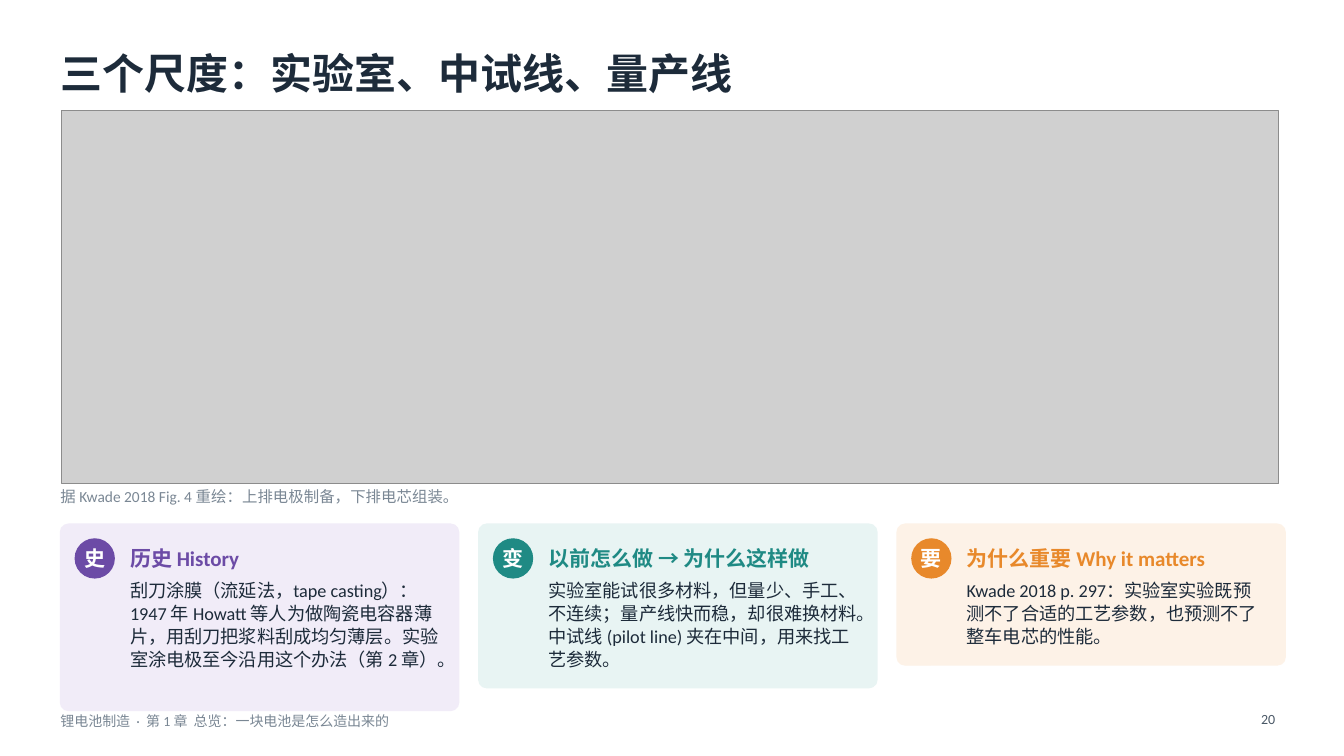
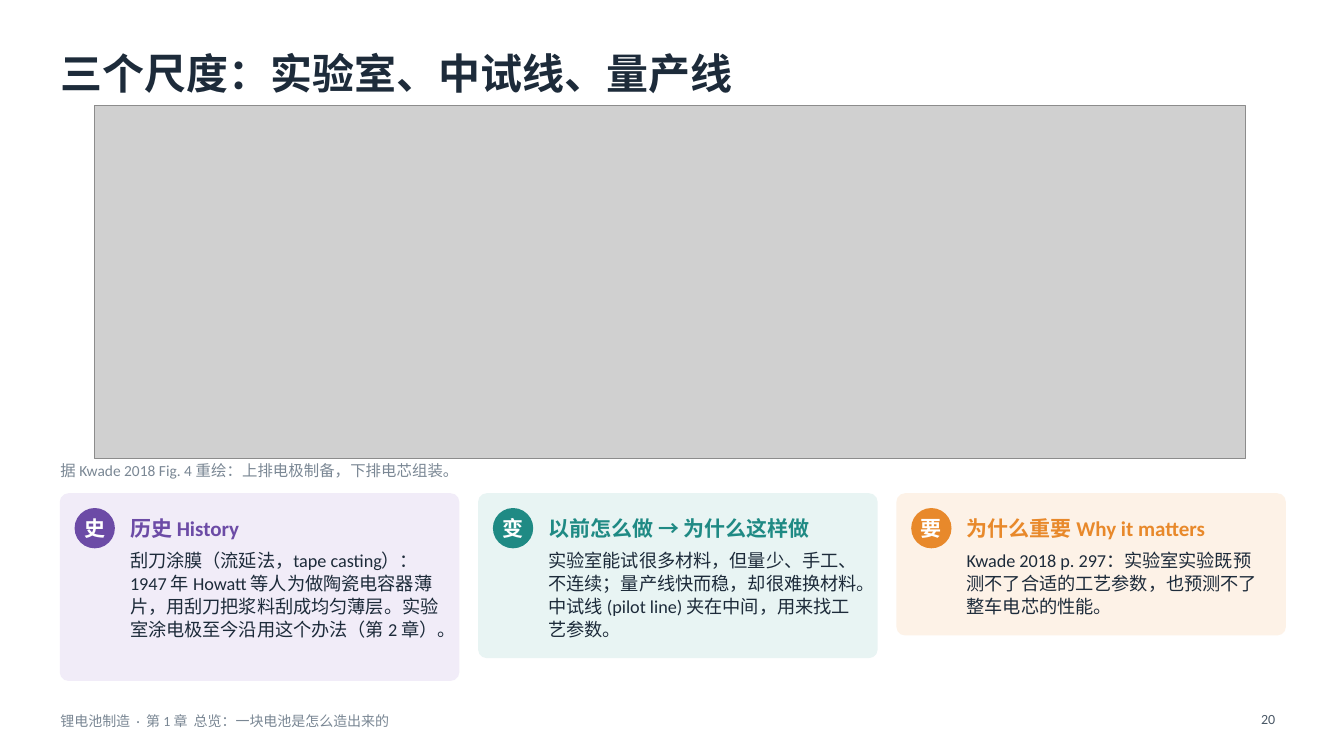
Before and after one commit to zhaoyuw44-lang/Trash, a slide deck: slide 20 of slides/decks/batmfg/batmfg_ch1.pptx. Drawn at 1344x756 pixels with LibreOffice and Linux fonts; fonts in the diff are those of the drawing; grey boxes stand for pictures. Boxes give left, top, right and bottom in pixels: in the first picture for what was removed or moved away, otherwise in the second. Text is boxed around its words. In the diff, an @@ line names an element or a change of style, - is before the commit and + after.

```diff
--- a/slides/decks/batmfg/batmfg_ch1.pptx
+++ b/slides/decks/batmfg/batmfg_ch1.pptx
@@ picture: place and size @@
-picture at box(62, 111, 1278, 484)
+picture at box(95, 106, 1246, 459)
@@ text "据 Kwade 2018 Fig. 4 ...": place and size @@
-text "据 Kwade 2018 Fig. 4 ..." at box(60, 489, 459, 505)
+text "据 Kwade 2018 Fig. 4 ..." at box(60, 463, 459, 479)
@@ 6 texts, 3 ellipses, 3 rounded rectangles: place and size @@
-6 texts, 3 ellipses, 3 rounded rectangles at box(60, 524, 1286, 711)
+6 texts, 3 ellipses, 3 rounded rectangles at box(60, 494, 1286, 681)
```
Also in this commit, not shown: 10 other slides changed, 7 other files.
